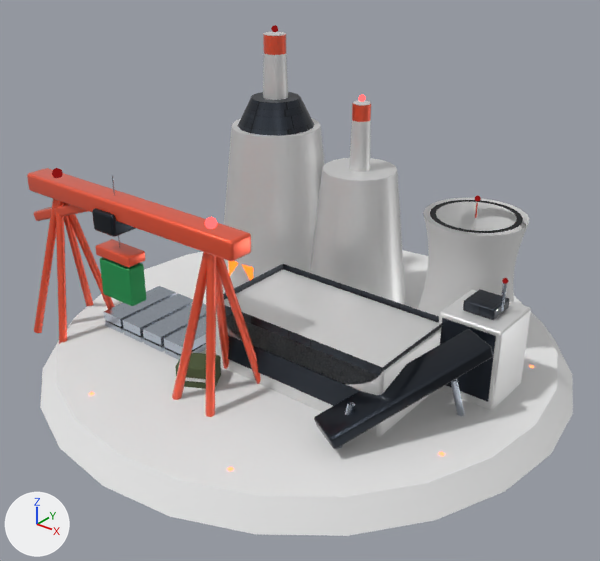
The glTF model public/models/buildings/steel-T4.glb, before and after one commit.
Rendered twice from a 50 mm lens placed at (5.34, -6.8, 5.51), pointed at (0.14, -0.3, 1.48). Every picture has the same lights, and +X, +Y and +Z are marked at lower left. The first picture is the older version. Where no turn or scale is listed for an object, it has been applied to the vertices.
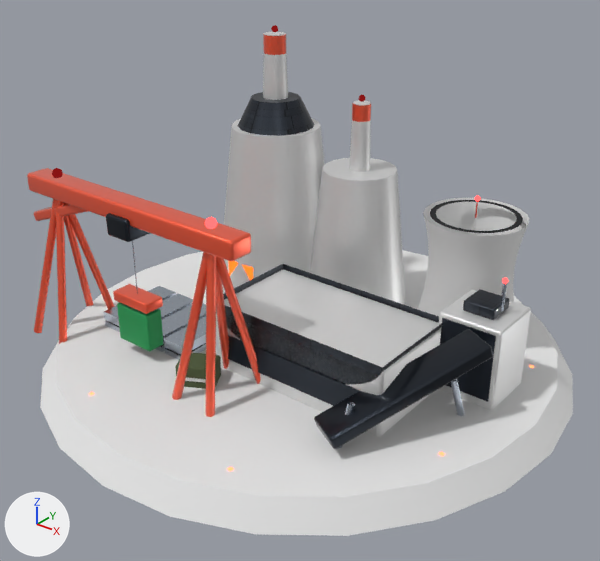
Location of each change, (x1, y1, x2, y2) in pixels of the pictures (600 x 561 px):
```json
{"object": "Mesh_51", "change": "moved", "before": [100, 257, 146, 306], "after": [117, 303, 163, 351]}
{"object": "Mesh_50", "change": "moved", "before": [96, 239, 145, 267], "after": [113, 284, 163, 314]}
{"object": "Mesh_48", "change": "moved", "before": [92, 208, 136, 237], "after": [106, 213, 151, 242]}
```

Edits to the scene script, one JSON object a line:
```json
{"op": "set", "path": "ob_mesh_48.location", "old": "(-1.43, -1.5, 2.2)", "new": "(-1.2, -1.5, 2.2)"}
{"op": "set", "path": "ob_mesh_50.location", "old": "(-1.43, -1.5, 1.79)", "new": "(-1.2, -1.5, 1.3)"}
{"op": "set", "path": "ob_mesh_51.location", "old": "(-1.43, -1.5, 1.47)", "new": "(-1.2, -1.5, 0.98)"}
```
